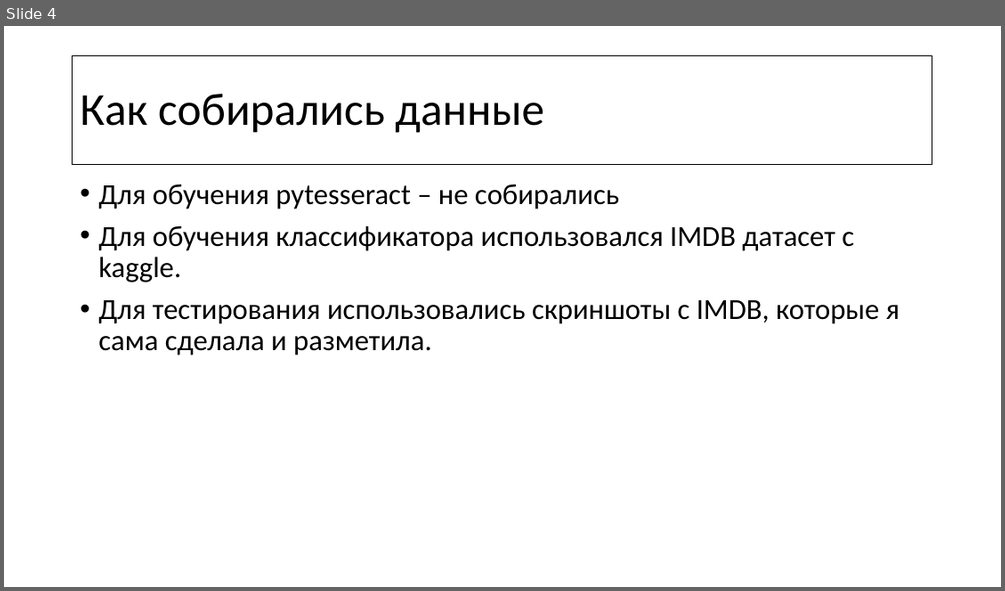
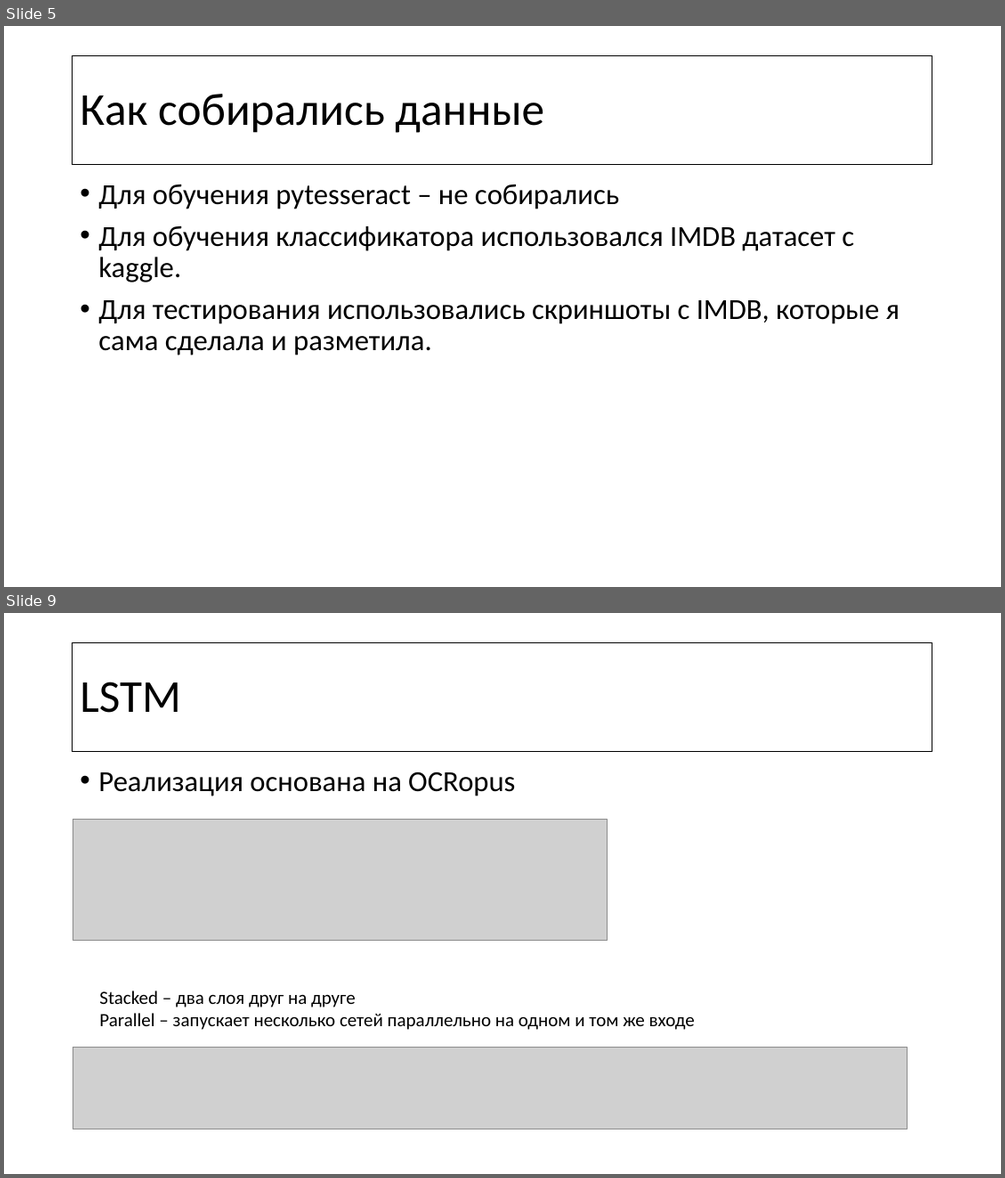
Before and after one commit to riapush/Image-to-text-and-recognition-project, a slide deck: Machine learning course.pptx. Shown one above the other, each under a label of ours: slide 4 before the commit, slides 5 and 9 after it; the slides between them are not shown. The pictures are 1005x591 and 1005x1178 pixels, drawn with LibreOffice and Linux fonts; fonts in the diff are those of the drawing; grey boxes stand for pictures. Boxes give left, top, right and bottom in pixels: in the first picture for what was removed or moved away, otherwise in the second. Text is boxed around its words. In the diff, an @@ line names an element or a change of style, - is before the commit and + after.

```diff
--- a/Machine learning course.pptx
+++ b/Machine learning course.pptx
@@ slide 9 added at <box>4,613,1001,1174</box>, background #FFFFFF @@
@@ title added at <box>73,643,933,751</box>, outline #000000 0.75 pt, 44 pt, text #000000 @@
+LSTM
@@ text added at <box>98,771,515,796</box>, 28 pt, text #000000 @@
+• Реализация основана на OCRopus
@@ picture added at <box>73,819,607,940</box> @@
@@ text added at <box>99,990,695,1030</box>, 18 pt, text #000000 @@
+Stacked – два слоя друг на друге
+Parallel – запускает несколько сетей параллельно на одном и том же входе
@@ picture added at <box>73,1046,907,1129</box> @@
@@ what was slide 4 is now slide 5 @@
```
Also in this commit, not shown: 1 slide changed, 15 other slides added, 1 other file.
